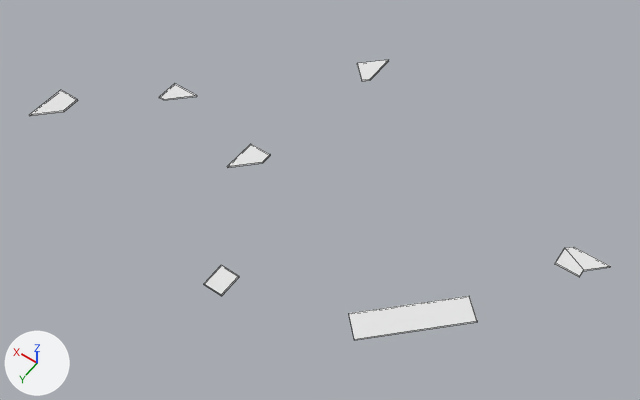
Renders of the OBJ model assets/healzoneTracks.obj from each side of a commit.
Both versions are drawn from a camera (50 mm lens) standing at (-282.0, 505.0, 658.0) and looking at (23.0, 77.0, -14.0). Lighting does not change. The marker at lower left points along +X, +Y and +Z. The picture after the commit comes second. Mesh edges are drawn as thin lines. Where no turn or scale is listed for an object, it has been applied to the vertices.

The first picture shows 'Healzone_Tracks.001', 'Healzone_Tracks.002', 'Healzone_Tracks.003', 'Healzone_Tracks.004', 'Healzone_Tracks.005', 'Healzone_Tracks.006', 'Healzone_Tracks.007'.
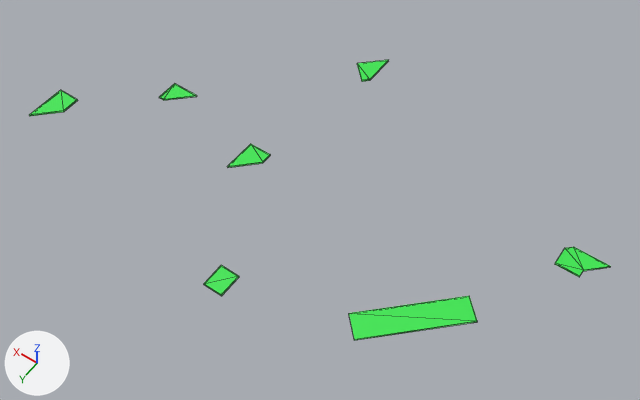
The newer file is also turned or shifted as a whole; pictures and numbers use the older file's frame.

Location of each change, [x1, y1, x2, y2] in pixels of the pictures (640 x 400 px):
'Healzone_Tracks.004', recoloured (white to green): [349, 296, 477, 340] in both
'Healzone_Tracks.005', recoloured (white to green): [555, 247, 611, 277] in both
'Healzone_Tracks.002', recoloured (white to green): [29, 90, 78, 116] in both
'Healzone_Tracks.003', recoloured (white to green): [204, 265, 239, 296] in both
'Healzone_Tracks.007', recoloured (white to green): [227, 144, 270, 168] in both
'Healzone_Tracks.006', recoloured (white to green): [357, 60, 389, 82] in both
'Healzone_Tracks.001', recoloured (white to green): [159, 83, 197, 100] in both

The change in detail:
Material 'TrackMaterial' (mat_trackmaterial) changes colour from white #e7e7e7 to green #3ae74f; in linear values from (0.8, 0.8, 0.8) to (0.0422, 0.8, 0.079).
